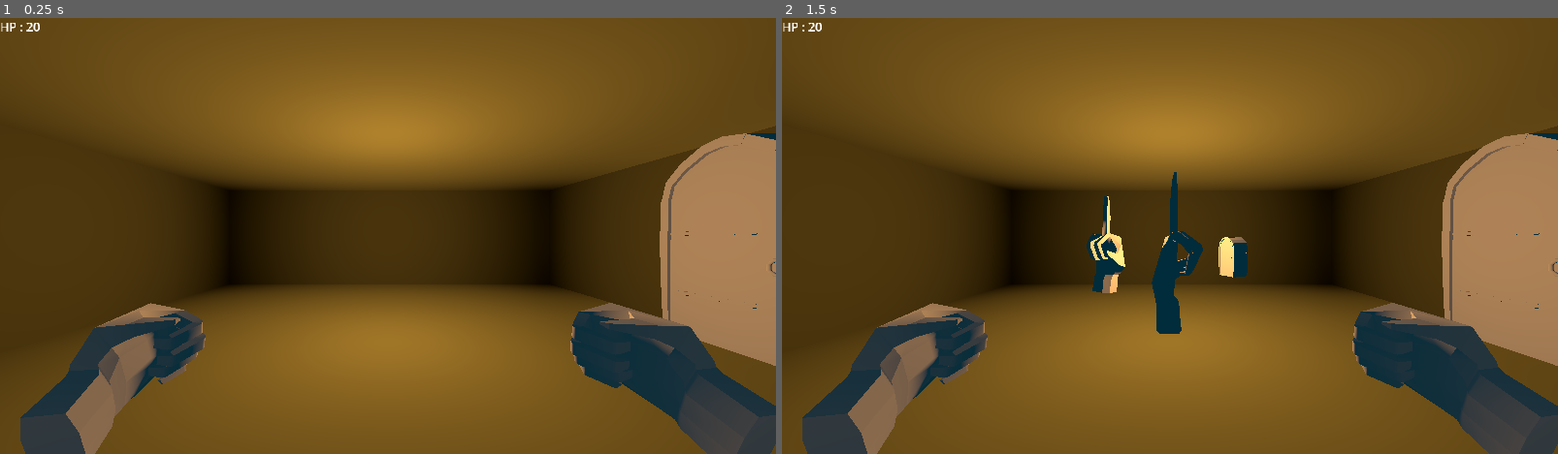
Above: before the commit, frames 1-2 (left to right).
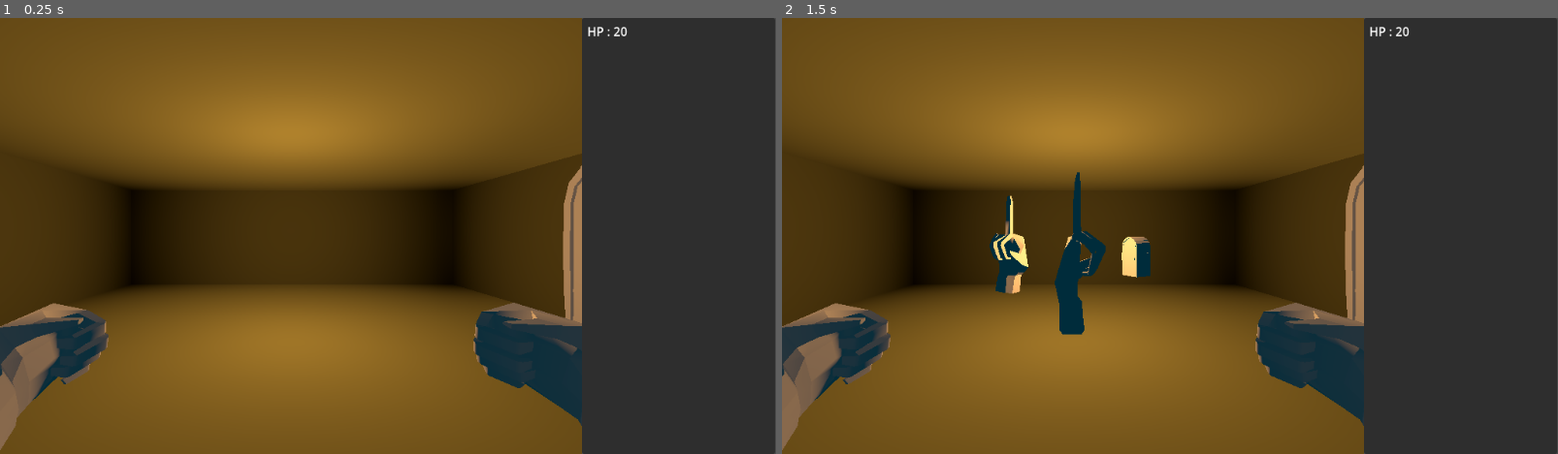
Above: after the commit, the same moments.

Repository: KoolDouds/GGJ-2025
Game: Godot game, scene res://game.tscn
Two runs of this game, one before a commit and one after it. Both use one fixed random seed, a clock stepped at 60 frames per second and the inputs below. The engine's default icon, where the game draws it, is replaced by a stand-in: a white triangle on a blue panel in a dark square.
Inputs:
- Up to frame 1 (0.25 s): no input
- Up to frame 2 (1.5 s): tap Enter at 0.5 s; hold Right (right) 0.53-1.28 s; tap Keypad 5 (center) at 0.6, 1.35 s; tap Space at 1.25 s; hold Down (back) from 1.28 s (still down)

The runs differ from the first frame. In frame 1, 48% of the frame differs, in the area x 0-100%, y 0-100%; in frame 2, 51%.

Commit message:
gigachad viewport

Diff:
--- a/Script/hp_manager.gd
+++ b/Script/hp_manager.gd
@@ -4,7 +4,7 @@
 var max_hp := 20
 var hp : int
 
-@onready var hp_label : Label = $"../HPLabel"
+@onready var hp_label : Label = $"../../../Panel/HPLabel"
 
 func _ready() -> void:
 	set_hp(max_hp)
--- a/game.tscn
+++ b/game.tscn
@@ -8,29 +8,50 @@
 [ext_resource type="Resource" uid="uid://b31hsxg8sincy" path="res://default.tres" id="5_dri4y"]
 [ext_resource type="Resource" uid="uid://6cav8kmnksk8" path="res://default2.tres" id="6_5npxu"]
 
-[node name="Game" type="Node" groups=["game"]]
+[node name="Game" type="Control" groups=["game"]]
+layout_mode = 3
+anchors_preset = 0
 
-[node name="Crawling" parent="." instance=ExtResource("2_ch3i2")]
+[node name="SubViewportContainer" type="SubViewportContainer" parent="."]
+layout_mode = 0
+offset_right = 768.0
+offset_bottom = 576.0
 
-[node name="Camera3D" type="Camera3D" parent="."]
+[node name="SubViewport" type="SubViewport" parent="SubViewportContainer"]
+handle_input_locally = false
+size = Vector2i(768, 576)
+render_target_update_mode = 4
+
+[node name="Crawling" parent="SubViewportContainer/SubViewport" instance=ExtResource("2_ch3i2")]
+
+[node name="Camera3D" type="Camera3D" parent="SubViewportContainer/SubViewport"]
 transform = Transform3D(1, 0, 0, 0, 1, 0, 0, 0, 1, 0, 1.6, 3.8)
+current = true
 
-[node name="Node3D" type="Node3D" parent="Camera3D"]
+[node name="Node3D" type="Node3D" parent="SubViewportContainer/SubViewport/Camera3D"]
 transform = Transform3D(0.5, 0, 0, 0, 0.5, 0, 0, 0, 0.5, 0, -0.332, 0.05)
 
-[node name="Hands" parent="Camera3D/Node3D" instance=ExtResource("1_dp6cy")]
+[node name="Hands" parent="SubViewportContainer/SubViewport/Camera3D/Node3D" instance=ExtResource("1_dp6cy")]
 
-[node name="Inventaire" type="Node3D" parent="." node_paths=PackedStringArray("display_parent") groups=["inventory"]]
+[node name="Inventaire" type="Node3D" parent="SubViewportContainer/SubViewport" node_paths=PackedStringArray("display_parent") groups=["inventory"]]
 script = ExtResource("3_yhw81")
 item_list = Array[ExtResource("4_grple")]([ExtResource("5_dri4y"), ExtResource("6_5npxu"), ExtResource("5_dri4y")])
 display_parent = NodePath("Display")
 
-[node name="Display" type="Node3D" parent="Inventaire"]
+[node name="Display" type="Node3D" parent="SubViewportContainer/SubViewport/Inventaire"]
 transform = Transform3D(1, 0, 0, 0, 1, 0, 0, 0, 1, 0, 1.00842, 0)
 
-[node name="HPManager" parent="." instance=ExtResource("3_4lh60")]
+[node name="HPManager" parent="SubViewportContainer/SubViewport" instance=ExtResource("3_4lh60")]
 
-[node name="HPLabel" type="Label" parent="."]
-offset_right = 54.0
-offset_bottom = 23.0
+[node name="Panel" type="Panel" parent="."]
+layout_mode = 2
+offset_left = 768.0
+offset_right = 1023.0
+offset_bottom = 576.0
+
+[node name="HPLabel" type="Label" parent="Panel"]
+offset_left = 7.0
+offset_top = 6.0
+offset_right = 61.0
+offset_bottom = 29.0
 text = "HP : lol"
